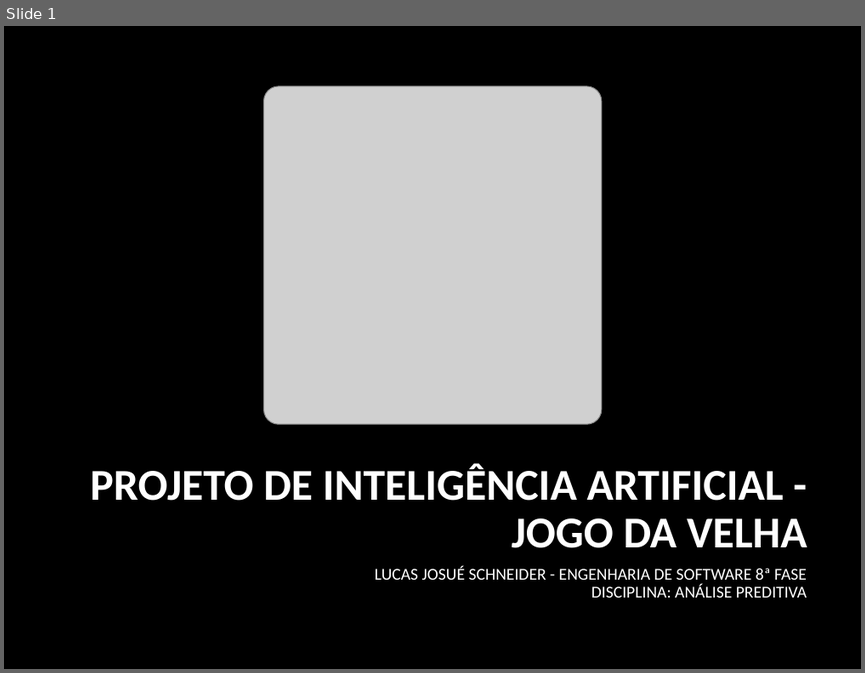
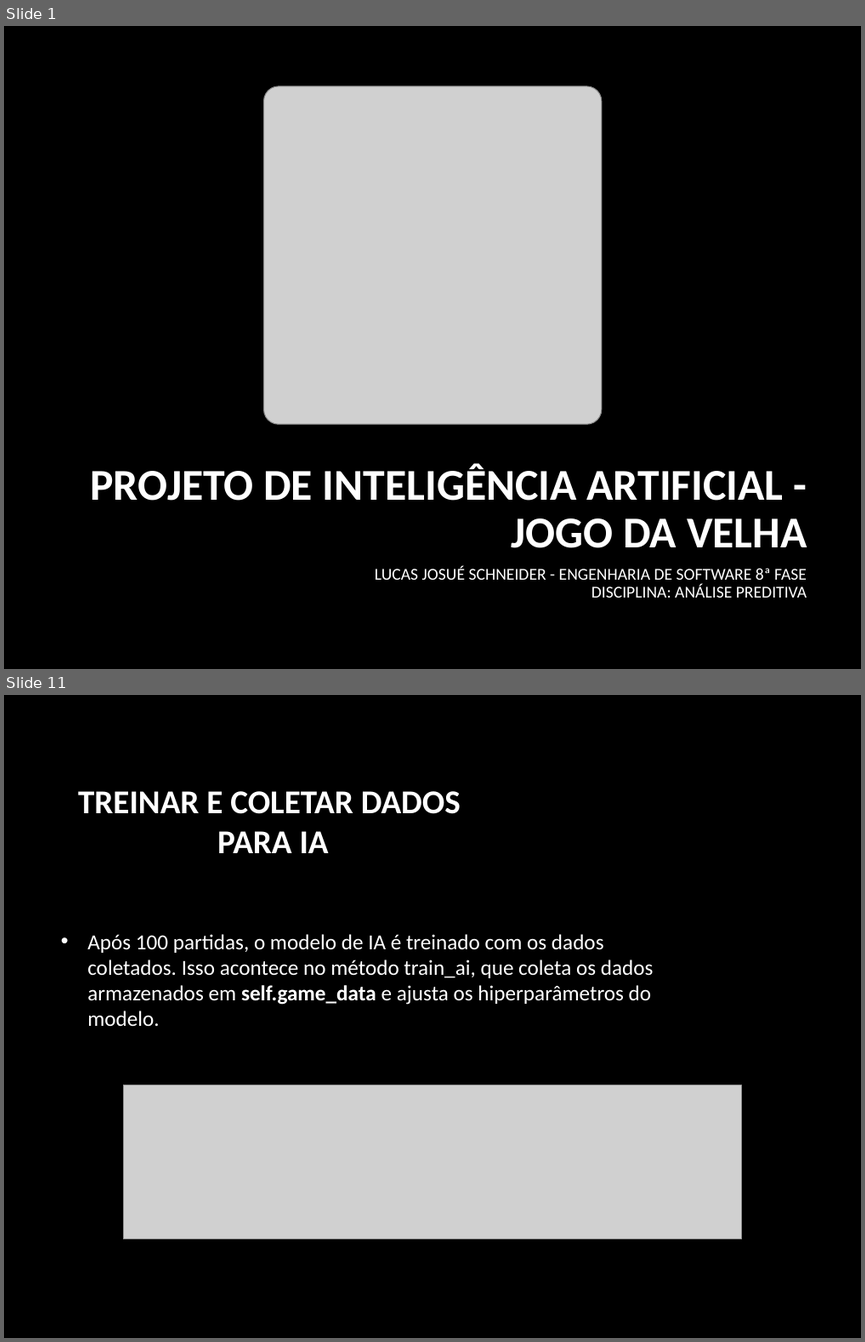
Before and after one commit to lucas521241/N1_VANESSA_8, a slide deck: data/Jogo_da_Velha_IA_Lucas.pptx. Shown one above the other, each under a label of ours: slide 1 before the commit, slides 1 and 11 after it; the slides between them are not shown. The pictures are 865x673 and 865x1342 pixels, drawn with LibreOffice and Linux fonts; fonts in the diff are those of the drawing; grey boxes stand for pictures; background and template pictures are left out. Boxes give left, top, right and bottom in pixels: in the first picture for what was removed or moved away, otherwise in the second. Text is boxed around its words. In the diff, an @@ line names an element or a change of style, - is before the commit and + after.

```diff
--- a/data/Jogo_da_Velha_IA_Lucas.pptx
+++ b/data/Jogo_da_Velha_IA_Lucas.pptx
@@ slide 11 added at box(4, 695, 861, 1338), background picture (left out) @@
@@ title added at box(78, 791, 460, 853), 28 pt, text #FFFFFF, bold @@
+TREINAR E COLETAR DADOS
+PARA IA
@@ text added at box(87, 934, 653, 1026), 18 pt, text #FFFFFF @@
+• Após 100 partidas, o modelo de IA é treinado com os dados coletados. Isso acontece no método train_ai, que coleta os dados armazenados em self.game_data e ajusta os hiperparâmetros do modelo.
@@ picture added at box(123, 1085, 742, 1238) @@
```
Also in this commit, not shown: 5 slides changed, 7 other slides added, 1 slide removed, 4 other files.
